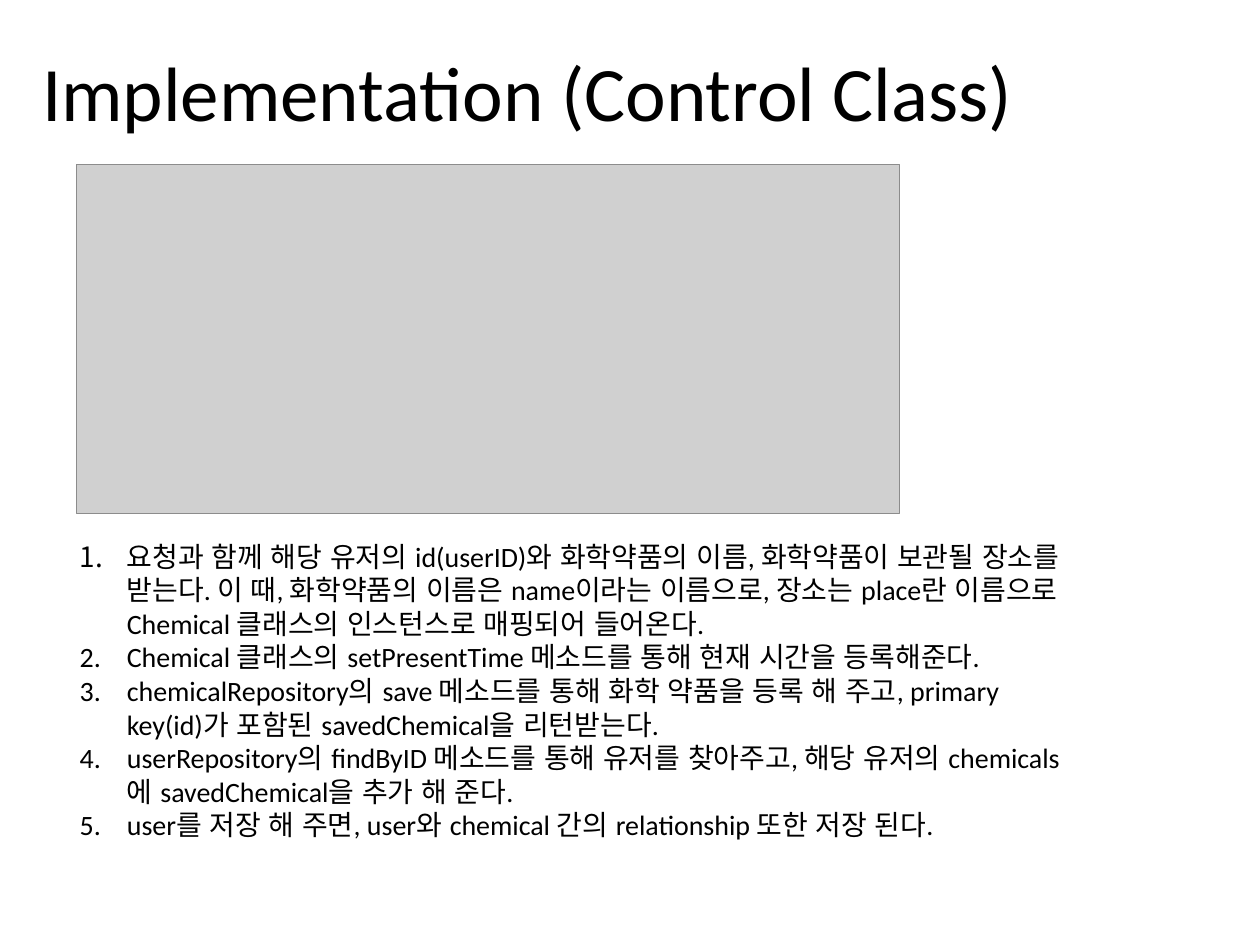
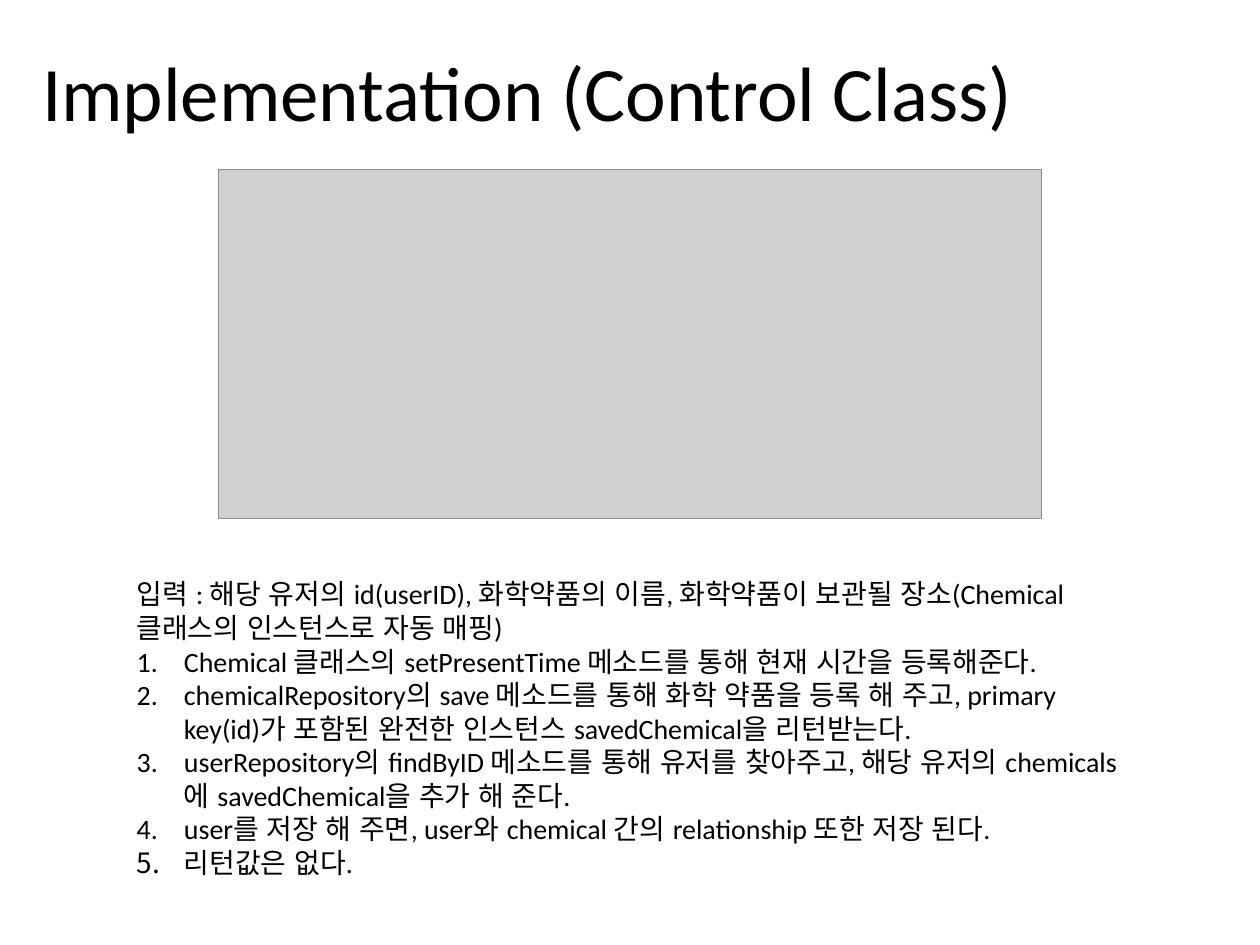
Before and after one commit to jisukim97/ChemicalManagementApplication, a slide deck: slide 12 of Document/2_Software Architect Documentation/Software Architecture Documentation 1.0.pptx (slide 9 before the commit). Drawn at 1260x945 pixels with LibreOffice and Linux fonts; fonts in the diff are those of the drawing; grey boxes stand for pictures. Boxes give left, top, right and bottom in pixels: in the first picture for what was removed or moved away, otherwise in the second. Text is boxed around its words. In the diff, an @@ line names an element or a change of style, - is before the commit and + after.

```diff
--- a/Document/2_Software Architect Documentation/Software Architecture Documentation 1.0.pptx
+++ b/Document/2_Software Architect Documentation/Software Architecture Documentation 1.0.pptx
@@ picture: place and size @@
-picture at (77, 165, 901, 514)
+picture at (218, 169, 1042, 518)
@@ text "입력 : 해당 유저의 id(userID), ...": place and size @@
-text "입력 : 해당 유저의 id(userID), ..." at (127, 543, 1059, 840)
+text "입력 : 해당 유저의 id(userID), ..." at (137, 580, 1064, 876)
@@ text at (137, 580, 1064, 642): text changed @@
-1. 요청과 함께 해당 유저의 id(userID)와 화학약품의 이름, 화학약품이 보관될 장소를 받는다. 이 때, 화학약품의 이름은 name이라는 이름으로, 장소는 place란 이름으로 Chemical 클래스의 인스턴스로 매핑되어 들어온다.
+입력 : 해당 유저의 id(userID), 화학약품의 이름, 화학약품이 보관될 장소(Chemical 클래스의 인스턴스로 자동 매핑)
@@ text at (184, 681, 1056, 744): text changed @@
-3. chemicalRepository의 save 메소드를 통해 화학 약품을 등록 해 주고, primary key(id)가 포함된 savedChemical을 리턴받는다.
+2. chemicalRepository의 save 메소드를 통해 화학 약품을 등록 해 주고, primary key(id)가 포함된 완전한 인스턴스 savedChemical을 리턴받는다.
@@ text at (184, 850, 353, 876): paragraph added @@
+5. 리턴값은 없다.
```
Also in this commit, not shown: 4 other slides changed, 4 slides added, 1 slide removed, 4 other files.
